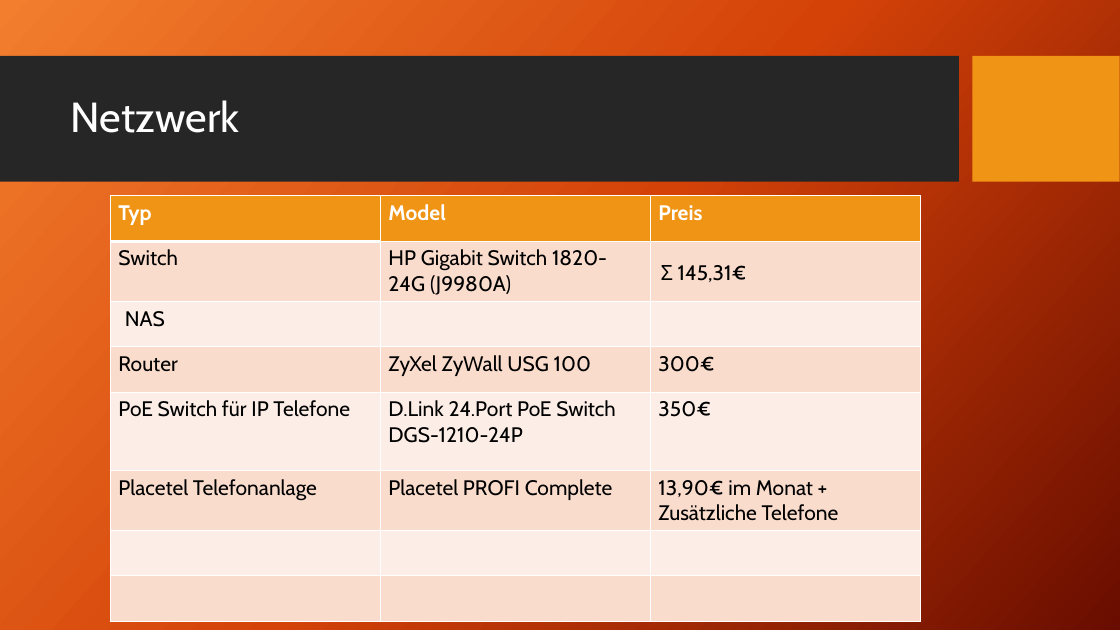
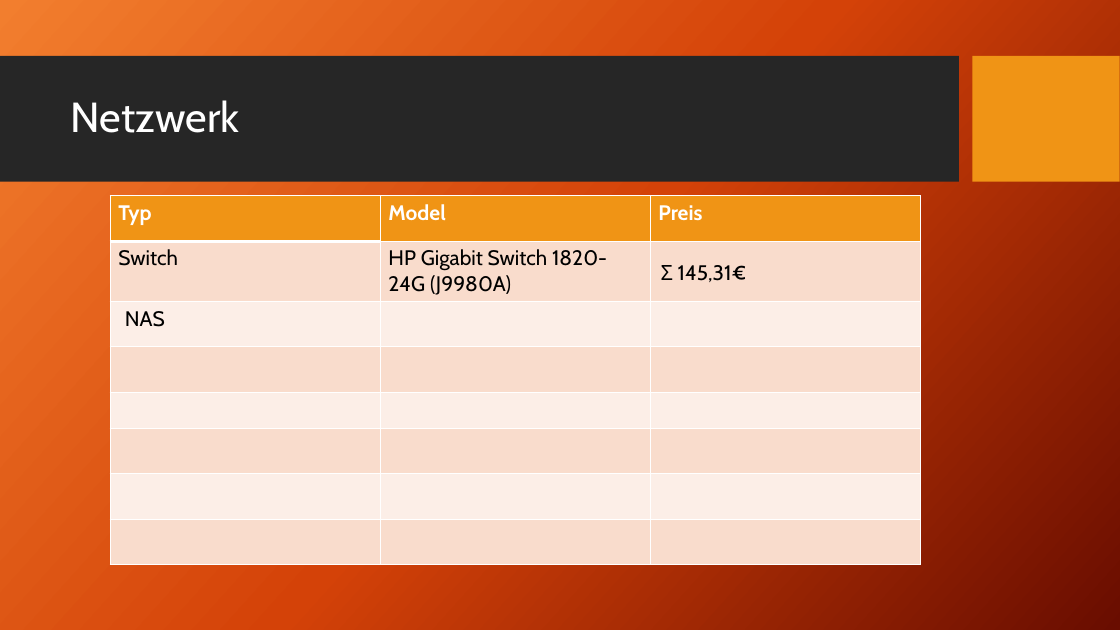
Before and after one commit to HaJaReDeluxe/mintBerryCrunchGames, a slide deck: slide 11 of Angebot für mintBerryCrunchGames GmbH Final.pptx. Drawn at 1120x630 pixels with LibreOffice and Linux fonts; fonts in the diff are those of the drawing; background and template pictures are left out. Boxes give left, top, right and bottom in pixels: in the first picture for what was removed or moved away, otherwise in the second. Text is boxed around its words. In the diff, an @@ line names an element or a change of style, - is before the commit and + after.

```diff
--- a/Angebot für mintBerryCrunchGames GmbH Final.pptx
+++ b/Angebot für mintBerryCrunchGames GmbH Final.pptx
@@ table at (110, 196, 919, 564) @@
-row 4: Router | ZyXel ZyWall USG 100 | 300€
-row 5: PoE Switch für IP Telefone | D.Link 24.Port PoE Switch DGS-1210-24P | 350€
-row 6: Placetel Telefonanlage | Placetel PROFI Complete | 13,90€ im Monat + Zusätzliche Telefone
+row 6:  |  | 
+row 7:  |  | 
+row 8:  |  | 
```
Also in this commit, not shown: 9 other slides changed, 9 slides added, 1 slide removed.
